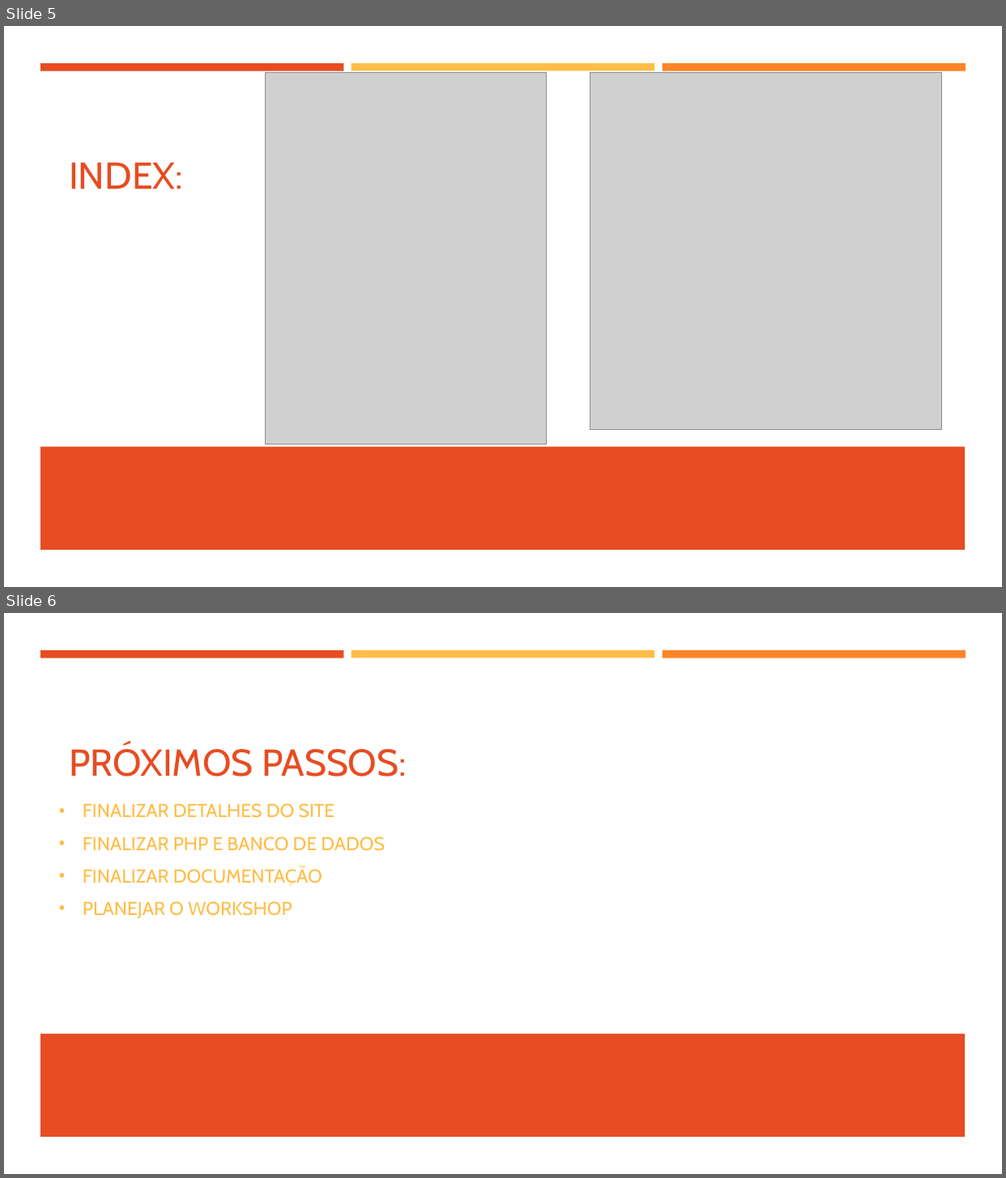
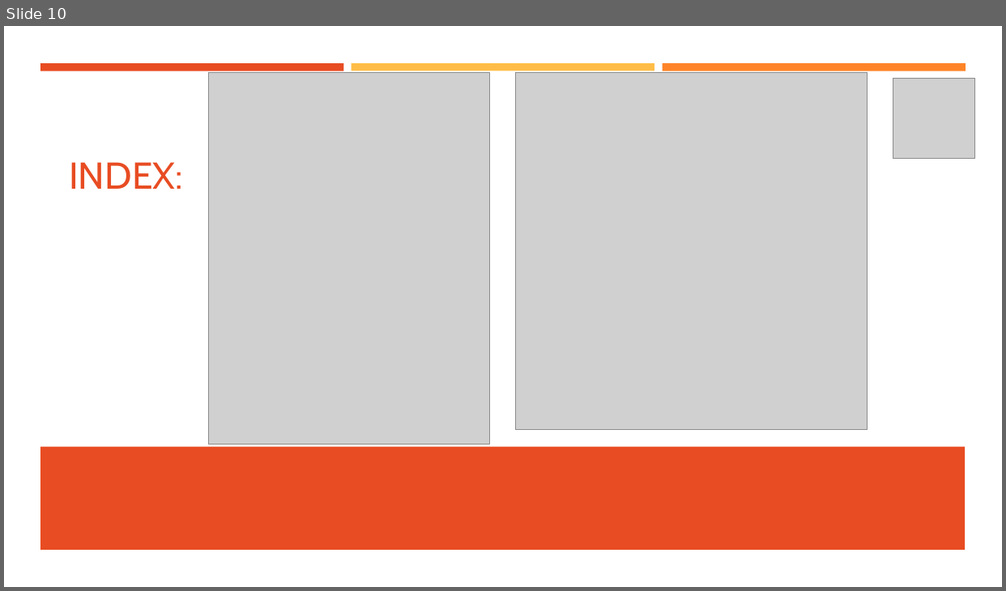
Before and after one commit to brunosilv96/Pizza-Baue, a slide deck: Documentação/Pizza Baue.pptx. Shown one above the other, each under a label of ours: slides 5 and 6 before the commit, slide 10 after it. The pictures are 1006x1178 and 1006x591 pixels, drawn with LibreOffice and Linux fonts; fonts in the diff are those of the drawing; grey boxes stand for pictures. Boxes give left, top, right and bottom in pixels: in the first picture for what was removed or moved away, otherwise in the second. Text is boxed around its words. In the diff, an @@ line names an element or a change of style, - is before the commit and + after.

Commit message:
Alteração na documentação e ajustes no site

```diff
--- a/Documentação/Pizza Baue.pptx
+++ b/Documentação/Pizza Baue.pptx
@@ slide 6 removed at bbox=[4, 613, 1002, 1174], background #FFFFFF; not listed: 4 template elements that a slide beside it also shows @@
@@ text removed at bbox=[69, 744, 407, 777] @@
-PRÓXIMOS PASSOS:
@@ text removed at bbox=[83, 803, 385, 918] @@
-• FINALIZAR DETALHES DO SITE
-• FINALIZAR PHP E BANCO DE DADOS
-• FINALIZAR DOCUMENTAÇÃO
-• PLANEJAR O WORKSHOP
@@ what was slide 5 is now slide 10 @@
@@ slide 10 changed as well @@
@@ picture: place and size @@
-picture at bbox=[266, 72, 546, 445]
+picture at bbox=[208, 72, 489, 445]
@@ picture: place and size @@
-picture at bbox=[590, 72, 942, 430]
+picture at bbox=[516, 72, 868, 430]
@@ picture added at bbox=[893, 79, 975, 159] @@
```
Also in this commit, not shown: 4 other slides changed, 8 slides added, 9 other files.
